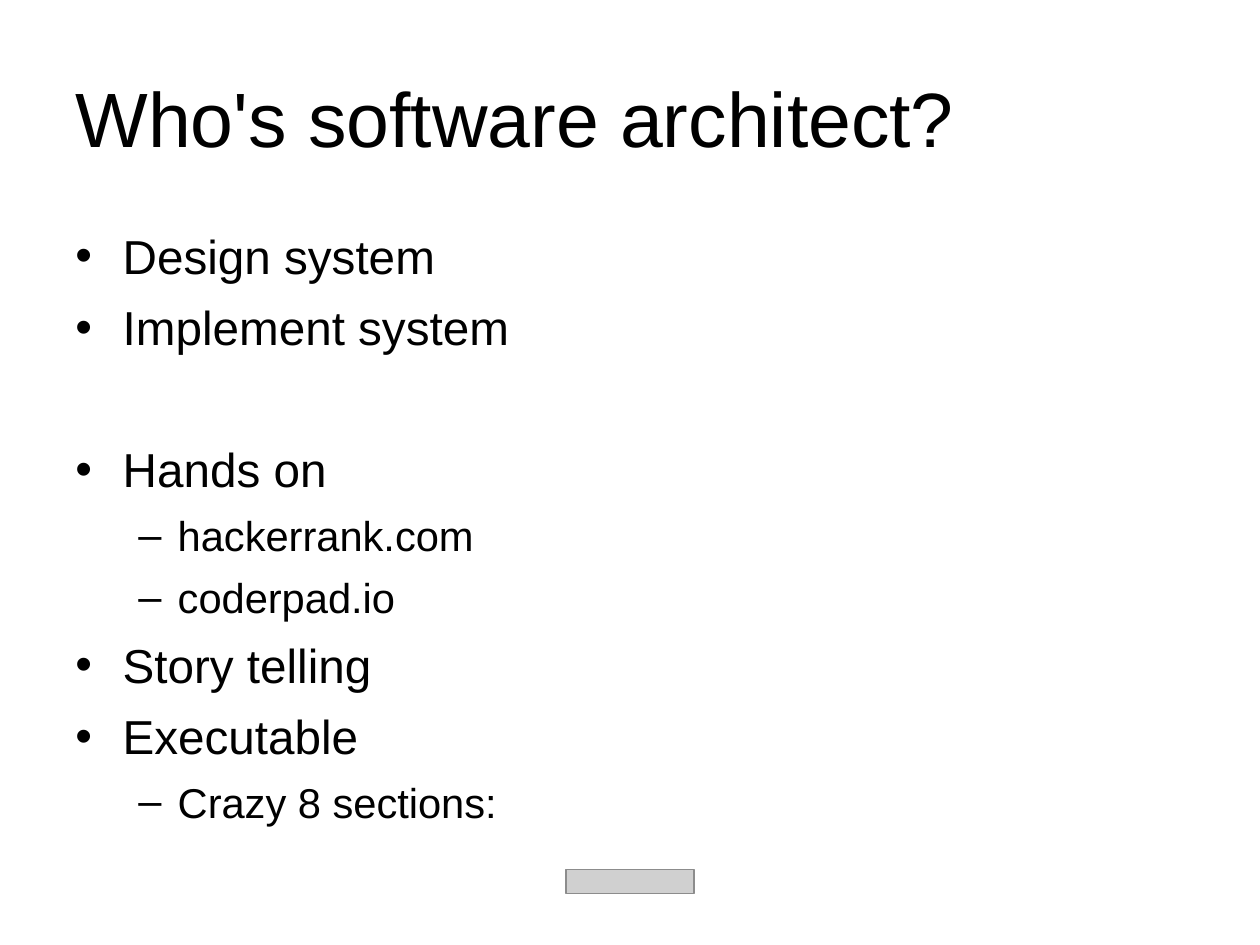
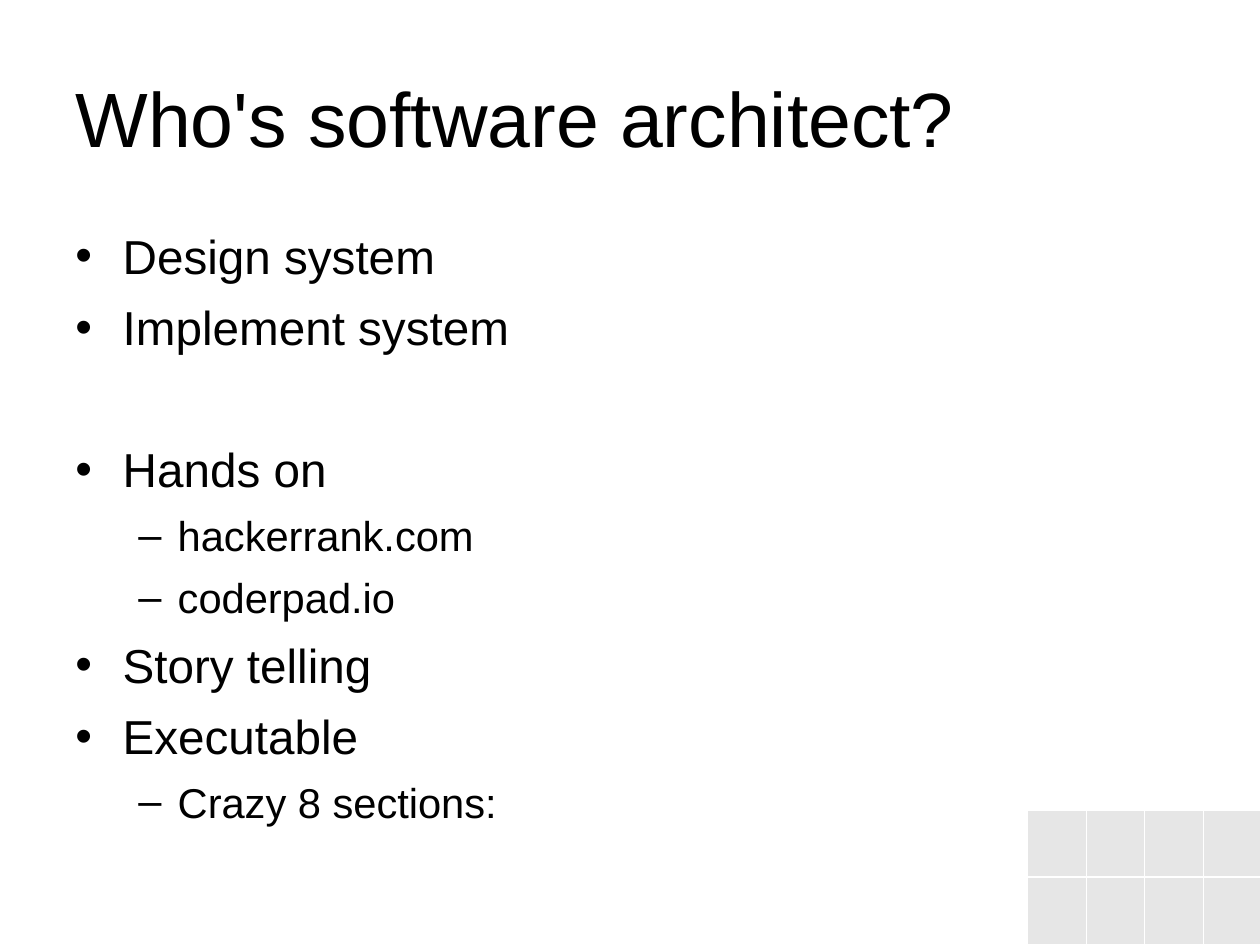
Before and after one commit to Wang-Ray/notes, a slide deck: slide 3 of Architect.ppt. Drawn at 1260x945 pixels with LibreOffice and Linux fonts; fonts in the diff are those of the drawing; grey boxes stand for pictures; background and template pictures are left out. Boxes give left, top, right and bottom in pixels: in the first picture for what was removed or moved away, otherwise in the second. Text is boxed around its words. In the diff, an @@ line names an element or a change of style, - is before the commit and + after.

```diff
--- a/Architect.ppt
+++ b/Architect.ppt
@@ table added at (1027,810,1260,944), 2 rows, 4 columns @@
+ |  |  | 
+ |  |  | 
@@ picture removed at (566,869,694,893) @@
```
